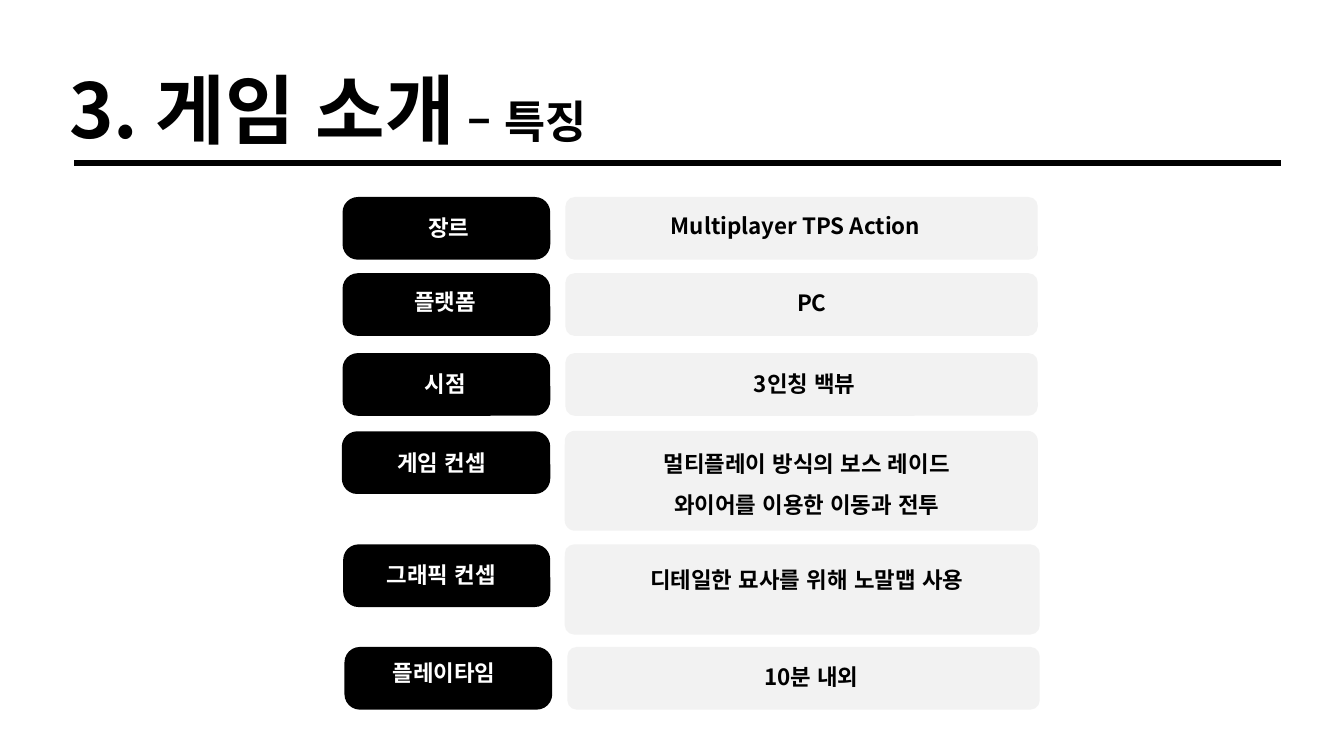
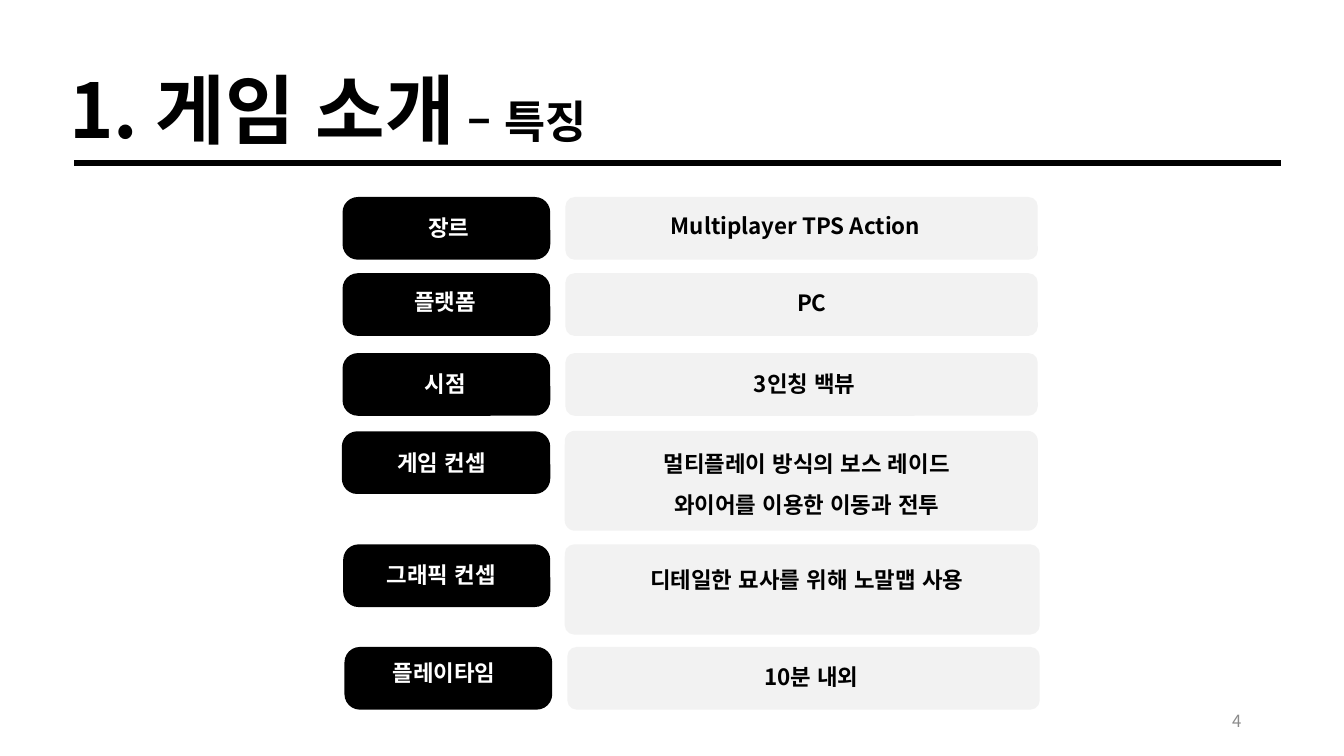
Before and after one commit to taeho-choi/wire-hunter, a slide deck: slide 4 of 문서/기획/기획발표자료.pptx (slide 7 before the commit). Drawn at 1344x756 pixels with LibreOffice and Linux fonts; fonts in the diff are those of the drawing. Boxes give left, top, right and bottom in pixels: in the first picture for what was removed or moved away, otherwise in the second. Text is boxed around its words. In the diff, an @@ line names an element or a change of style, - is before the commit and + after.

```diff
--- a/문서/기획/기획발표자료.pptx
+++ b/문서/기획/기획발표자료.pptx
@@ text at [69,74,586,145]: text changed @@
-3. 게임 소개 – 특징
+1. 게임 소개 – 특징
@@ page number added at [1232,715,1241,727], 12 pt, text #8C8C8C @@
+4
```
Also in this commit, not shown: 16 other slides changed, 1 slide added.
